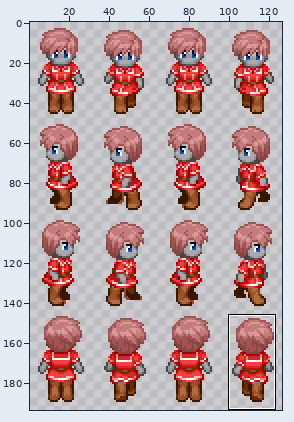
Two versions of one sprite sheet, GameClient-desktop/data/characters/null_pointer_exception.png. The picture above shows the old version from afar; the outline marks the close-up.
Close-up. As it was:
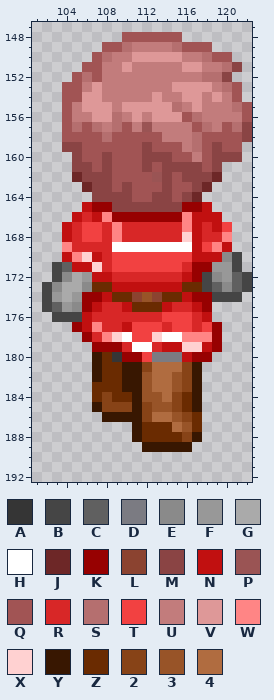
The file is 130x194 pixels. Pixels under 10% opacity are left out. Colours within 5 levels of each other are drawn and written as one. Shown: x 101..122, y 147..192. The wide view leaves out empty margins. The commit also changed other parts of the picture, which this record leaves out.
Palette (. is transparent): A #353535  B #454545  C #606060  D #7b7b82  E #8a8a8a  F #989898  G #aaaaaa  H #ffffff  J #6d2727  K #970101  L #8b4330  M #8a4444  N #c11010  P #9a5454  Q #a15454  R #d82727  S #b56f6f  T #f24141  U #c27c7c  V #de9898  W #ff8585  X #ffd1d1  Y #381701  Z #6a2b01  2 #874317  3 #985428  4 #b06c40
Pixels before, first column x 102:
148 ........QQQQQQ.......
149 ......QQSUUUUSQQQ....
150 .....QSUUVVVVVUUSQQ..
151 ....QQUUVUUUUUVVUUSM.
152 ...QSQUUUUUUUUUUSSM..
153 ..QQUVUUUUUUUVVVVUSQ.
154 ..QQVVUUUUUVUUVVUVUQ.
155 ..QUVVVUVVVVVSUVUUUSQ
156 ..QUUVVSUVUVVVQSUUUUQ
157 ..QSQSUSQUPUUUUQSUQSM
158 ..QQQQSQQQQQUUUSQQQQM
159 ..MMQQQQQQMQQQUSQMQQ.
160 ...MQQMQQQMMMQQUQMMM.
161 ...MMQMQQQMQMMMMQM...
162 ...JMMMQQQQPMQMMMJ...
163 ....JMMQMQQQMQQMJ....
164 .....MMMMQQMMQMJ.....
165 ....NKKMMMMMMMKKN....
166 ...NRNWKKKKKKKWNNN...
167 ..NRTTRWRRRRRRWNRNT..
168 ..NRTTRWRRRRRRXNRRW..
169 ..WRRRRHHHHHHHHNTWN..
170 ..NWXNRTTTTTTTTNNNEB.
171 .BCNNXRTTTTTTTRKKFFB.
172 .BEGFNNRRRRRRRNKBEFCB
173 BEGGEZZNNNNNNNZZBCECB
174 BFGFKKNZZL3LZZNKKBBB.
175 BCFEKNRRNZZZNRRNK....
176 .BBBNRRRRRRRTTTRN....
177 ...KNWRRNTTTRTTRTK...
178 ....KRWXHTTXHHWWWK...
179 .....KKKRHHRNNXXNK...
180 .....YZAKKTDDDNKK....
181 .....YZZYY24442Y.....
182 .....YZZYY34432Y.....
183 .....ZZZYY34432Y.....
184 .....Z2ZZY3342ZY.....
185 .....Y222Y2332ZY.....
186 ......YYYY24432Z.....
187 .........YZZZ43Z.....
188 .........YZZZZ2Y.....
189 ..........YYYYY......
After:
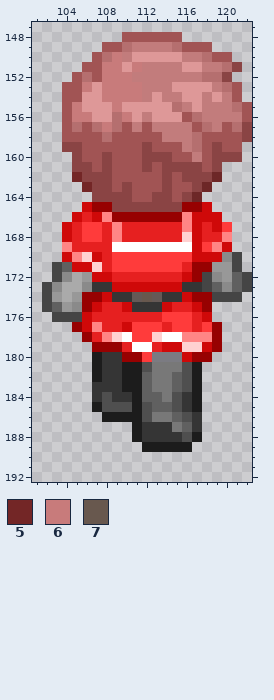
Colours new in this view: 5 #732626  6 #c87b7b  7 #68584e
Difference:
{"colour":"2","old":"#874317","new":"#4f4f4f"}
{"colour":"4","old":"#b06c40","new":"#787878"}
{"colour":"L","old":"#8b4330","new":"#655956"}
{"colour":"N","old":"#c11010","new":"#cf0909"}
{"colour":"R","old":"#d82727","new":"#e62020"}
{"colour":"T","old":"#f24141","new":"#ff3b3b"}
{"colour":"Y","old":"#381701","new":"#1c1c1c"}
{"y":150,"x":109,"old":"U","new":"6"}
{"y":151,"x":108,"old":"UU","new":"66"}
{"y":151,"x":111,"old":"U","new":"6"}
{"y":152,"x":108,"old":"UUU","new":"666"}
{"y":153,"x":106,"old":"U","new":"6"}
{"y":153,"x":108,"old":"UUUU","new":"6666"}
{"y":154,"x":108,"old":"UUUU","new":"6666"}
{"y":155,"x":105,"old":"U","new":"6"}
{"y":155,"x":109,"old":"U","new":"6"}
{"y":156,"x":105,"old":"UU","new":"66"}
{"y":156,"x":110,"old":"U","new":"6"}
{"y":157,"x":108,"old":"U","new":"6"}
{"y":157,"x":112,"old":"P","new":"Q"}
{"y":162,"x":105,"old":"J","new":"5"}
{"y":162,"x":113,"old":"P","new":"Q"}
{"y":163,"x":106,"old":"J","new":"5"}
{"y":173,"x":107,"old":"ZZ","new":"AA"}
{"y":173,"x":116,"old":"ZZ","new":"AA"}
{"y":174,"x":109,"old":"ZZ","new":"AA"}
{"y":174,"x":112,"old":"3","new":"7"}
{"y":174,"x":114,"old":"ZZ","new":"AA"}
{"y":175,"x":111,"old":"ZZZ","new":"AAA"}
{"y":180,"x":108,"old":"Z","new":"A"}
{"y":181,"x":108,"old":"ZZ","new":"AA"}
{"y":182,"x":108,"old":"ZZ","new":"AA"}
{"y":182,"x":112,"old":"3","new":"C"}
{"y":182,"x":115,"old":"3","new":"C"}
{"y":183,"x":107,"old":"ZZZ","new":"AAA"}
{"y":183,"x":112,"old":"3","new":"C"}
{"y":183,"x":115,"old":"3","new":"C"}
{"y":184,"x":107,"old":"Z","new":"A"}
{"y":184,"x":109,"old":"ZZ","new":"AA"}
{"y":184,"x":112,"old":"33","new":"CC"}
{"y":184,"x":116,"old":"Z","new":"A"}
{"y":185,"x":113,"old":"33","new":"CC"}
{"y":185,"x":116,"old":"Z","new":"A"}
{"y":186,"x":115,"old":"3","new":"C"}
{"y":186,"x":117,"old":"Z","new":"A"}
{"y":187,"x":112,"old":"ZZZ","new":"AAA"}
{"y":187,"x":116,"old":"3Z","new":"CA"}
{"y":188,"x":112,"old":"ZZZZ","new":"AAAA"}
{"label":"changed","picture_box":[72,52,152,132]}
{"label":"changed","picture_box":[62,172,232,452]}
